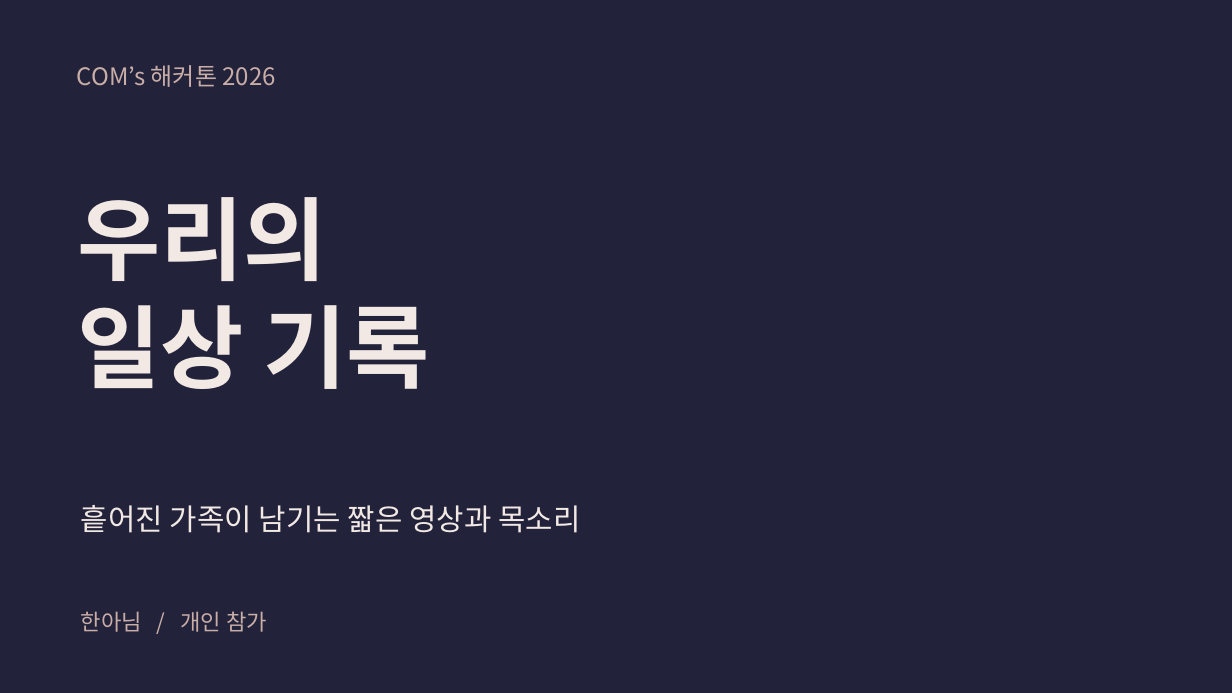
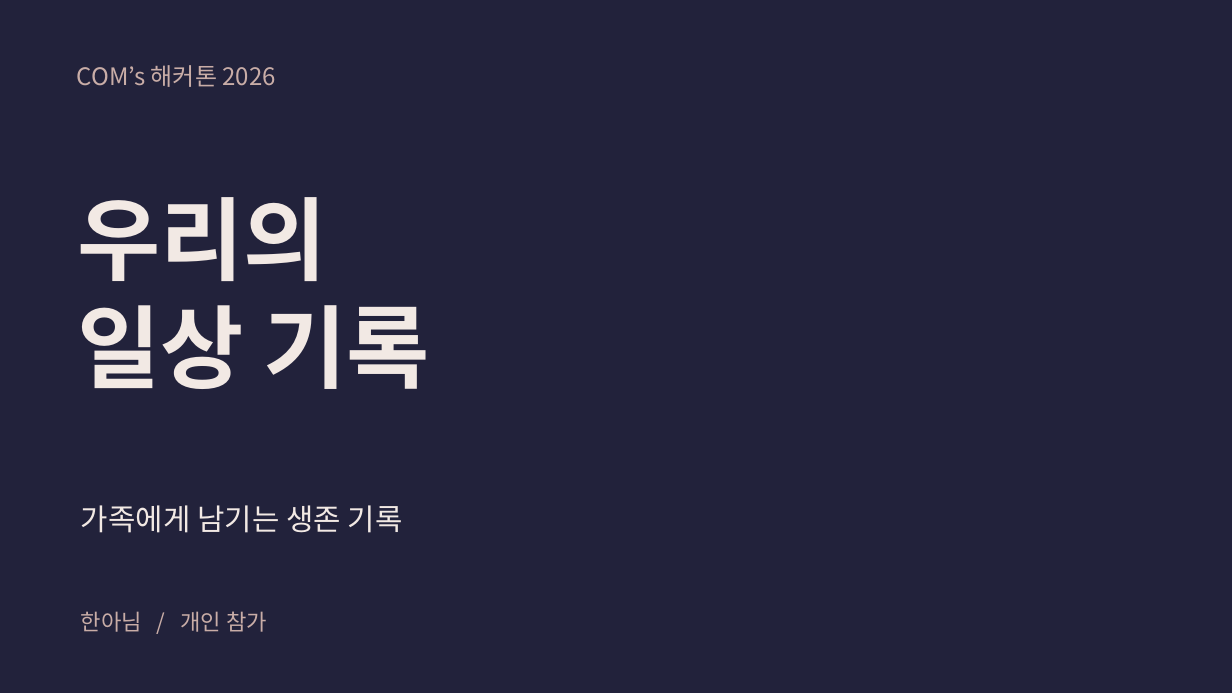
Before and after one commit to JeongHanAh/2026COM-s-Hackathon, a slide deck: slide 1 of submission/01_발표자료.pptx. Drawn at 1232x693 pixels with LibreOffice and Linux fonts; fonts in the diff are those of the drawing. Boxes give left, top, right and bottom in pixels: in the first picture for what was removed or moved away, otherwise in the second. Text is boxed around its words. In the diff, an @@ line names an element or a change of style, - is before the commit and + after.

```diff
--- a/submission/01_발표자료.pptx
+++ b/submission/01_발표자료.pptx
@@ text at [81, 505, 403, 533]: text changed @@
-흩어진 가족이 남기는 짧은 영상과 목소리
+가족에게 남기는 생존 기록
```
Also in this commit, not shown: 2 other slides changed, 10 other files.
